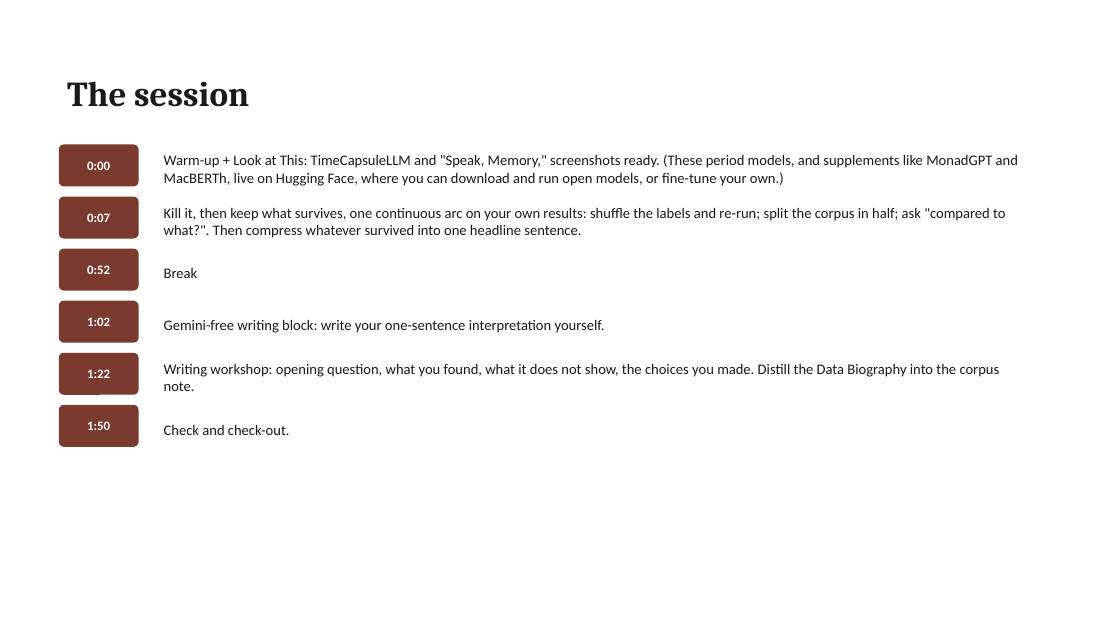
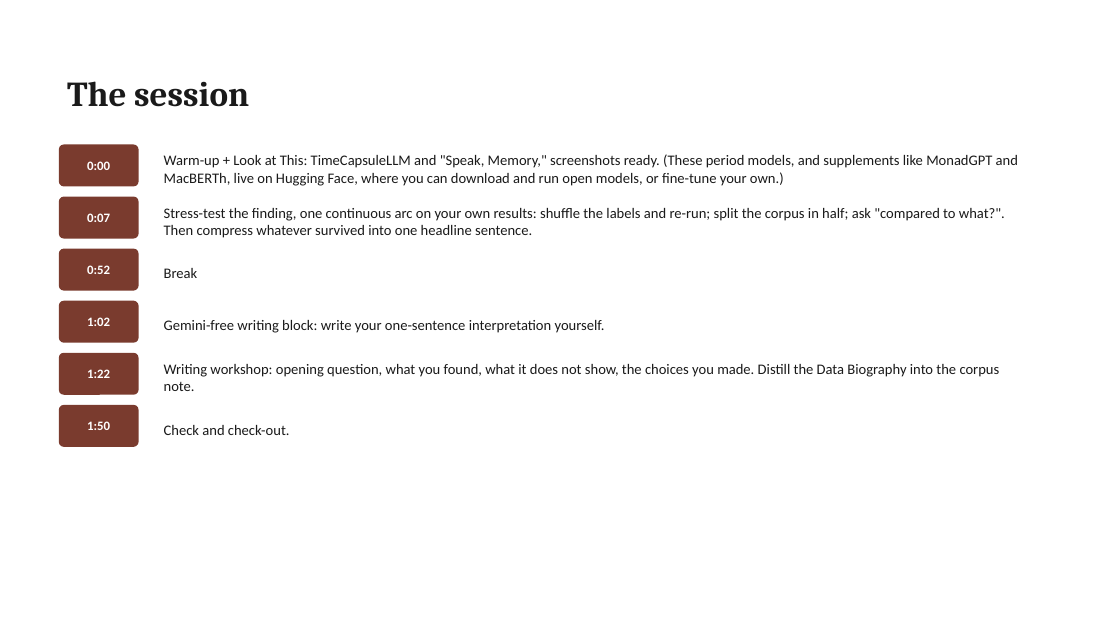
Before and after one commit to lucianli123/culture-as-data-2026, a slide deck: slide 8 of slides/pptx/week-08.pptx. Drawn at 1120x630 pixels with LibreOffice and Linux fonts; fonts in the diff are those of the drawing. Boxes give left, top, right and bottom in pixels: in the first picture for what was removed or moved away, otherwise in the second. Text is boxed around its words. In the diff, an @@ line names an element or a change of style, - is before the commit and + after.

```diff
--- a/slides/pptx/week-08.pptx
+++ b/slides/pptx/week-08.pptx
@@ text at [164,208,1005,238]: text changed @@
-Kill it, then keep what survives, one continuous arc on your own results: shuffle the labels and re-run; split the corpus in half; ask "compared to what?". Then compress whatever survived into one headline sentence.
+Stress-test the finding, one continuous arc on your own results: shuffle the labels and re-run; split the corpus in half; ask "compared to what?". Then compress whatever survived into one headline sentence.
```
Also in this commit, not shown: 4 other slides changed, 37 other files.
